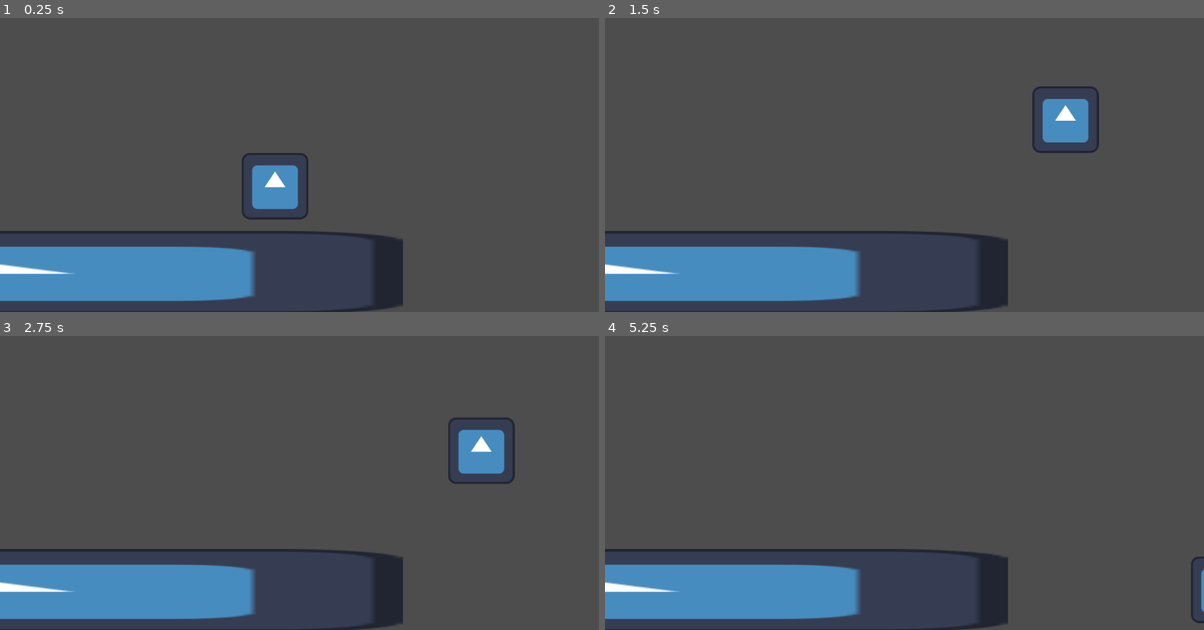
Above: before the commit, frames 1-4 (two rows, left to right).
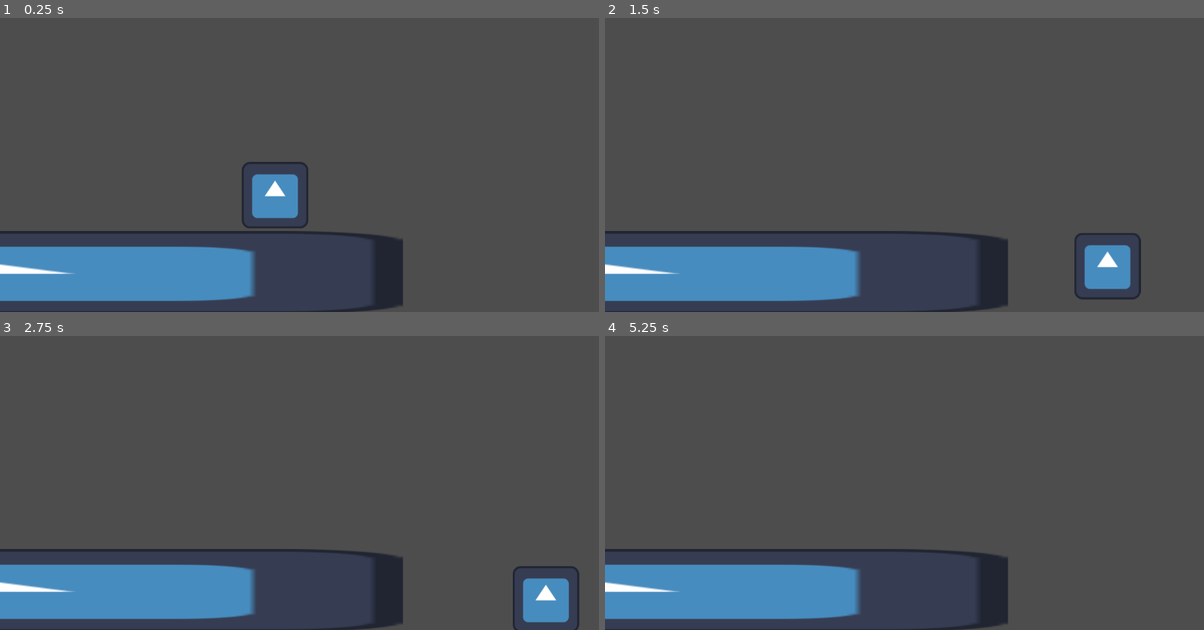
Above: after the commit, the same moments.

Repository: langandrews/ps-game-jam2024
Game: Godot game, scene res://scenes/levels/luke_test_level.tscn
Same seed, same stepped clock (60 frames per second), same inputs: the game is played once before the commit and once after it. The project has no main scene, so this scene is started directly. The engine's default icon, where the game draws it, is replaced by a stand-in: a white triangle on a blue panel in a dark square.
Inputs:
- Up to frame 1 (0.25 s): no input
- Up to frame 2 (1.5 s): hold Space (jump) 0.53-1.28 s; hold D (move_right) from 0.53 s (still down); tap Space (jump) at 1.35 s
- Up to frame 3 (2.75 s): tap Space (jump) at 1.52, 1.82 s; release D (move_right) at 2.03 s; hold A (move_left) from 2.03 s (still down); hold Space (jump) from 2.03 s (still down)
- Up to frame 4 (5.25 s): release A (move_left) at 2.78 s; release Space (jump) at 2.78 s; hold D (move_right) 2.78-4.28 s; tap Space (jump) at 2.85, 3.02, 3.32, 4.35, 4.52, 4.82, 5 s; hold Space (jump) 3.53-4.28 s; tap Enter at 4.25 s; hold A (move_left) 4.28-5.03 s; hold D (move_right) from 5.03 s (still down); hold Space (jump) from 5.03 s (still down)

The runs differ from the first frame. In frame 1, 1.0% of the frame differs, in the area x 40-52%, y 45-72%; in frame 2, 3.0%, in the area x 71-90%, y 23-96%; in frame 3, 2.9%; in frame 4, 0.2%.

Commit message:
adding minimum jump height

Diff:
--- a/scenes/levels/luke_test_level.tscn
+++ b/scenes/levels/luke_test_level.tscn
@@ -34,4 +34,3 @@
 
 [node name="Player" parent="." instance=ExtResource("2_tbyuu")]
 position = Vector2(529, 417)
-acceleration = 50
--- a/scenes/objects/player_movement.gd
+++ b/scenes/objects/player_movement.gd
@@ -1,16 +1,17 @@
 extends CharacterBody2D
 
-@export var max_horizontal_speed = 400
-@export var max_vertical_speed = 1000
-@export var acceleration = 25
-@export var friction_factor = 0.85
+@export var max_horizontal_speed = 500
+@export var max_vertical_speed = 5000
+@export var acceleration = 50
+@export var friction_factor = 0.8
 @export var gravity = 20
-@export var extra_gravity_multiplier = 1.5
+@export var extra_gravity_multiplier = 2
 
-@export var jump_velocity = 1000
+@export var jump_velocity = 900
 
 var last_ground_touch_frame = -100000
 var buffered_jump_frame = -100000
+var jump_start_frame = -100000
 
 func _physics_process(delta):
 	update_coyote()
@@ -23,7 +24,6 @@
 	if abs(input_horizontal) < 0.01 and is_on_floor():
 		velocity.x *= friction_factor
 
-
 	if Input.is_action_just_pressed("jump"):
 		if can_jump():
 			jump()
@@ -31,7 +31,7 @@
 			buffer_jump()
 	elif is_buffered_jump() and can_jump():
 		jump()
-	elif not Input.is_action_pressed("jump") and velocity.y < 0:
+	elif not Input.is_action_pressed("jump") and velocity.y < 0 and not is_min_jump_window():
 		velocity.y *= 0.1
 
 	velocity.x = clamp(velocity.x, -max_horizontal_speed, max_horizontal_speed)
@@ -40,6 +40,7 @@
 
 func jump():
 	velocity.y = -jump_velocity
+	jump_start_frame = Engine.get_physics_frames()
 	last_ground_touch_frame = -100000
 	buffered_jump_frame = -1000000
 
@@ -58,3 +59,6 @@
 
 func buffer_jump():
 	buffered_jump_frame = Engine.get_physics_frames()
+
+func is_min_jump_window():
+	return Engine.get_physics_frames() - jump_start_frame < 6
